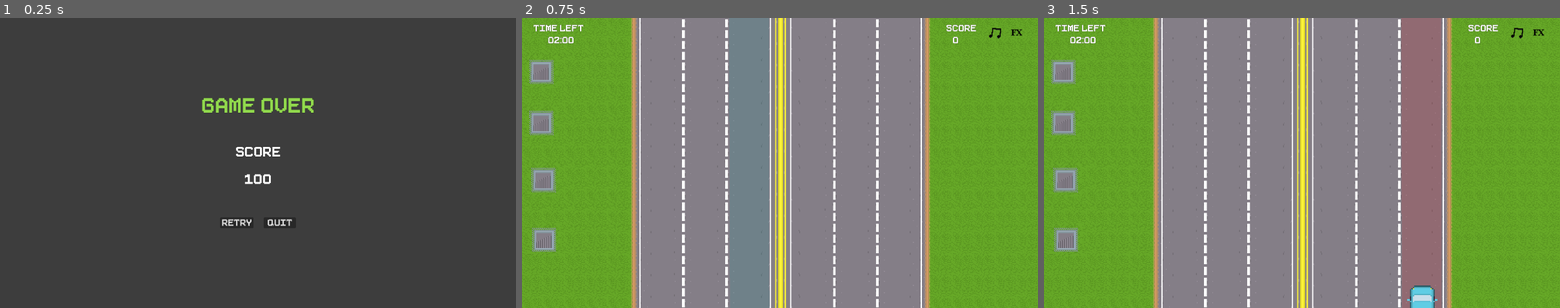
Above: before the commit, frames 1-3 (left to right).
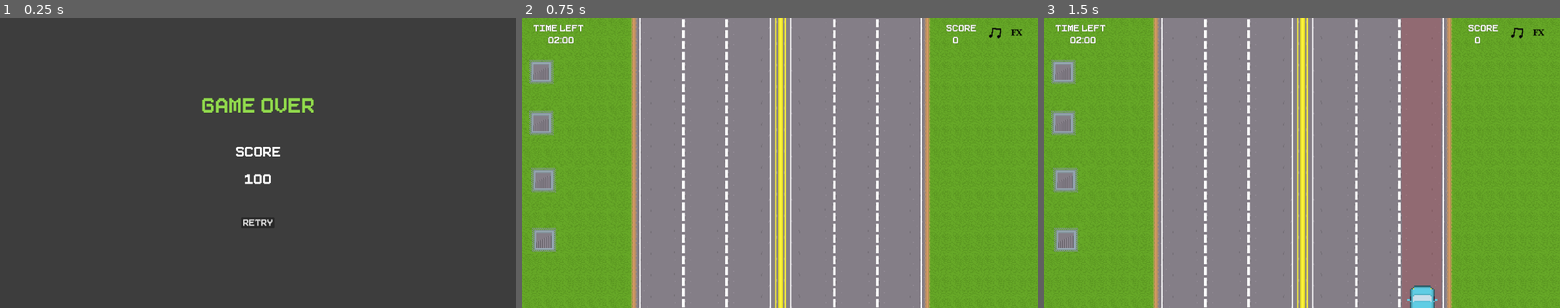
Above: after the commit, the same moments.

Repository: lewis785/gmtk-game-jam-2023
Game: Godot game, scene res://scenes/ui/GameOverScreen.tscn
Same seed, same stepped clock (60 frames per second), same inputs: the game is played once before the commit and once after it. This scene is started directly instead of the project's main scene. Sound files missing from this copy of the repository are replaced by a short silence.
Inputs (mouse positions are in pixels of both pictures, inside the frame that each line leads up to):
- Up to frame 1 (0.25 s): no input
- Up to frame 2 (0.75 s): click "RETRY" at 0.5 s
- Up to frame 3 (1.5 s): tap Enter at 1.25 s; move the mouse to (1415, 148) at 1.27 s; click (1415, 148) at 1.42 s

The runs differ from the first frame. In frame 1, 0.2% of the frame differs, in the area x 43-57%, y 69-72%; in frame 2, less than 0.1%; in frame 3, nothing differs.

Commit message:
CHANGE Remove Quit button

Diff:
--- a/scenes/ui/GameOverScreen.gd
+++ b/scenes/ui/GameOverScreen.gd
@@ -6,9 +6,6 @@
 	get_tree().paused = false
 	get_tree().change_scene_to_file("res://scenes/world.tscn")
 
-func _on_quit_pressed():
-	get_tree().quit()
-
 func set_score(score):
 	var score_label = $PanelContainer/MarginContainer/Rows/VBoxContainer/ScoreValue
 	score_label.text = str(score)
--- a/scenes/ui/GameOverScreen.tscn
+++ b/scenes/ui/GameOverScreen.tscn
@@ -77,11 +77,4 @@
 theme_override_font_sizes/font_size = 32
 text = "RETRY"
 
-[node name="Quit" type="Button" parent="PanelContainer/MarginContainer/Rows/CenterContainer/HBoxContainer"]
-layout_mode = 2
-theme_override_fonts/font = ExtResource("3_1kd47")
-theme_override_font_sizes/font_size = 32
-text = " QUIT "
-
 [connection signal="pressed" from="PanelContainer/MarginContainer/Rows/CenterContainer/HBoxContainer/Restart" to="." method="_on_restart_pressed"]
-[connection signal="pressed" from="PanelContainer/MarginContainer/Rows/CenterContainer/HBoxContainer/Quit" to="." method="_on_quit_pressed"]
